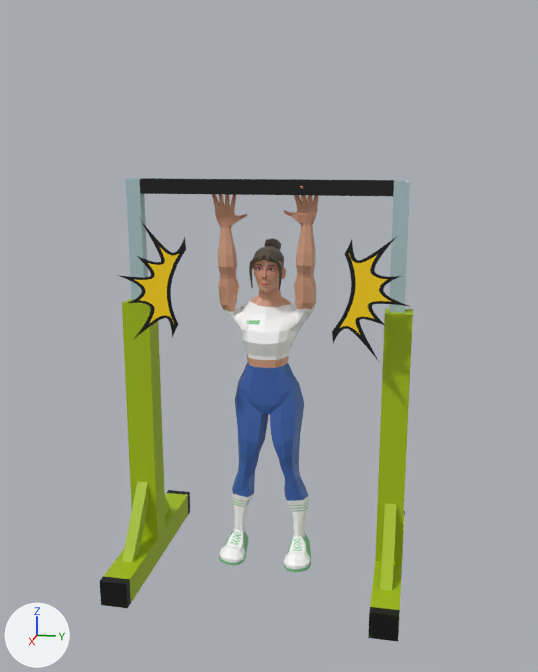
One commit to the FBX model Assets/Нейротехнолоджи project/Models/woman/Турник/turnik udar.fbx: the scene before it, then after it.
Camera for both pictures: a 50 mm lens placed at (0.736, 0.155, 0.448), pointed at (0.003, 0.008, 0.265). The axes (+X, +Y, +Z) are drawn at lower left. The lights are the same throughout. The picture after the commit comes second. Both versions are drawn at frame 41 of the action 'Take 001'; the numbers are the values there.

Names of what the first picture shows: 'WOMAN_MOOOOOOO:woman_Cube', 'pCube1', 'pCube2', 'pCube3', 'pasted__pCube1', 'pasted__pCube2', 'pasted__pCube3', 'pasted__pPlane2', 'pasted__pPlane2.001', 'pasted__pasted__pCube3', 'pasted__pasted__pasted__pCube3', 'pasted__pasted__pasted__pasted__pCube3' and 1 more.
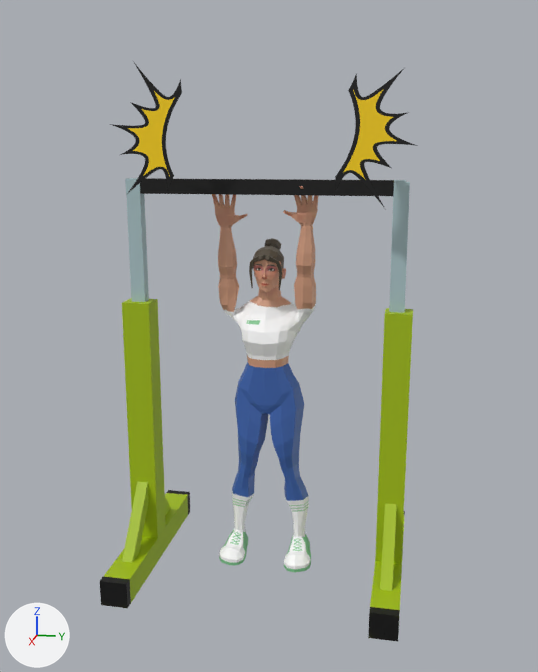
ob_group10 is not drawn itself; it is the parent of ob_group_001, ob_group9.

Where the change shows, as pixel boxes [x1, y1, x2, y2] in the pictures (538 x 672 px):
'pasted__pPlane2', moved: before [332, 236, 408, 363]; after [335, 69, 418, 207]
'pasted__pPlane2.001', moved: before [118, 221, 186, 339]; after [110, 61, 182, 194]

What changed in the scene script:
```text
Change ob_group10:
    ob_group10.location: (0.0488, 0.00738, 0.321) -> (0.0488, 0.00738, 0.464)
```
